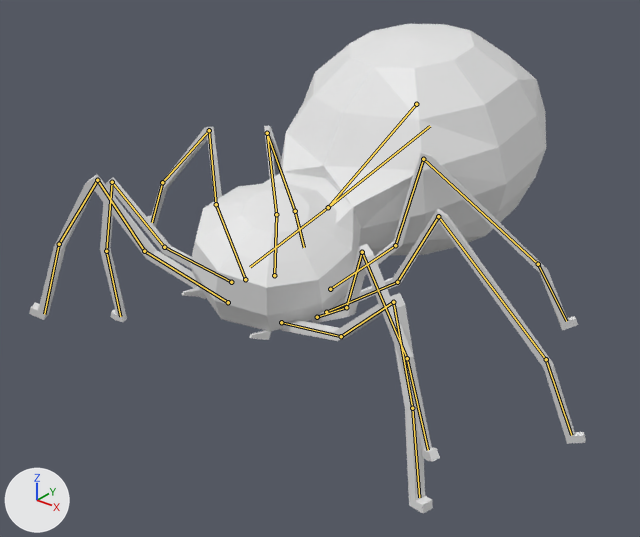
Two versions of the Blender file Assets/Raw/Blender/spider.blend, one commit apart.
One viewpoint serves both versions: a camera (50 mm lens) standing at (6.2, -6.68, 4.19) and looking at (-0.16, 1.26, -0.74). The lights are fixed; the arrows at lower left show +X, +Y and +Z. Both versions are drawn at frame 35 of the action 'Idle.002'; the numbers are the values there. The bones that bend it are drawn over the model as lines.
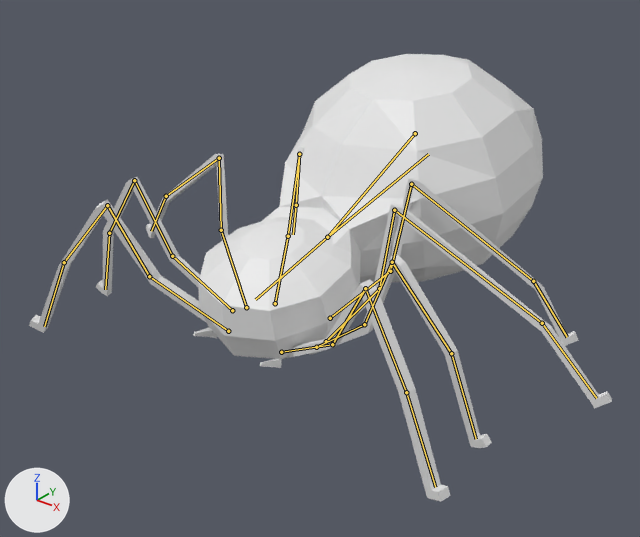
Commit message: updated spider animation (idle

Location of each change, [x1, y1, x2, y2] in pixels of the pictures (640 x 537 px):
'Sphere', posed (9% shorter): before [29, 24, 586, 514]; after [29, 54, 612, 502]
bone 'Bone', root to tip: before (416, 104) to (328, 207); after (415, 133) to (327, 237)
bone 'Bone.001', root to tip: before (328, 207) to (250, 267); after (327, 237) to (255, 299)
bone 'Bone.002', root to tip: before (228, 302) to (144, 251); after (228, 331) to (149, 276)
bone 'Bone.003', root to tip: before (231, 282) to (164, 247); after (232, 310) to (172, 256)
bone 'Bone.004', root to tip: before (245, 279) to (216, 204); after (246, 307) to (221, 230)
bone 'Bone.005', root to tip: before (274, 275) to (276, 214); after (275, 303) to (288, 236)
bone 'Bone.018', root to tip: before (330, 289) to (395, 245); after (330, 318) to (390, 271)
bone 'Bone.019', root to tip: before (326, 312) to (397, 282); after (326, 341) to (379, 288)
bone 'Bone.020', root to tip: before (317, 317) to (346, 307); after (316, 347) to (364, 324)
bone 'Bone.021', root to tip: before (281, 322) to (341, 336); after (281, 352) to (332, 344)

What the commit changed:
Bone 'Bone' (bone_bone) moves from (0.0, 0.0, 0.0) to (0.0, 0.17, 0.36).
Bone 'Bone.001' (bone_bone_001) turns from (-13, -13, 0) to (-13, 0, 0) degrees about its own x, y and z.
Bone 'Bone.002' (bone_bone_002) turns from (5, -7, -9) to (9, -9, -8) degrees about its own x, y and z.
Bone 'Bone.003' (bone_bone_003) turns from (-10, 0, -5) to (10, -4, -3) degrees about its own x, y and z.
Bone 'Bone.004' (bone_bone_004) turns from (5, -12, -16) to (9, -11, -18) degrees about its own x, y and z.
Bone 'Bone.005' (bone_bone_005) turns from (-6, -18, -10) to (6, -5, -21) degrees about its own x, y and z.
Bone 'Bone.018' (bone_bone_018) turns from (4, 0, 6) to (8, -3, 7) degrees about its own x, y and z.
Bone 'Bone.019' (bone_bone_019) turns from (-8, 15, 12) to (11, 10, 17) degrees about its own x, y and z.
Bone 'Bone.020' (bone_bone_020) turns from (5, -3, -10) to (10, 6, 8) degrees about its own x, y and z.
Bone 'Bone.021' (bone_bone_021) turns from (-7, 9, 25) to (7, 12, 23) degrees about its own x, y and z.
